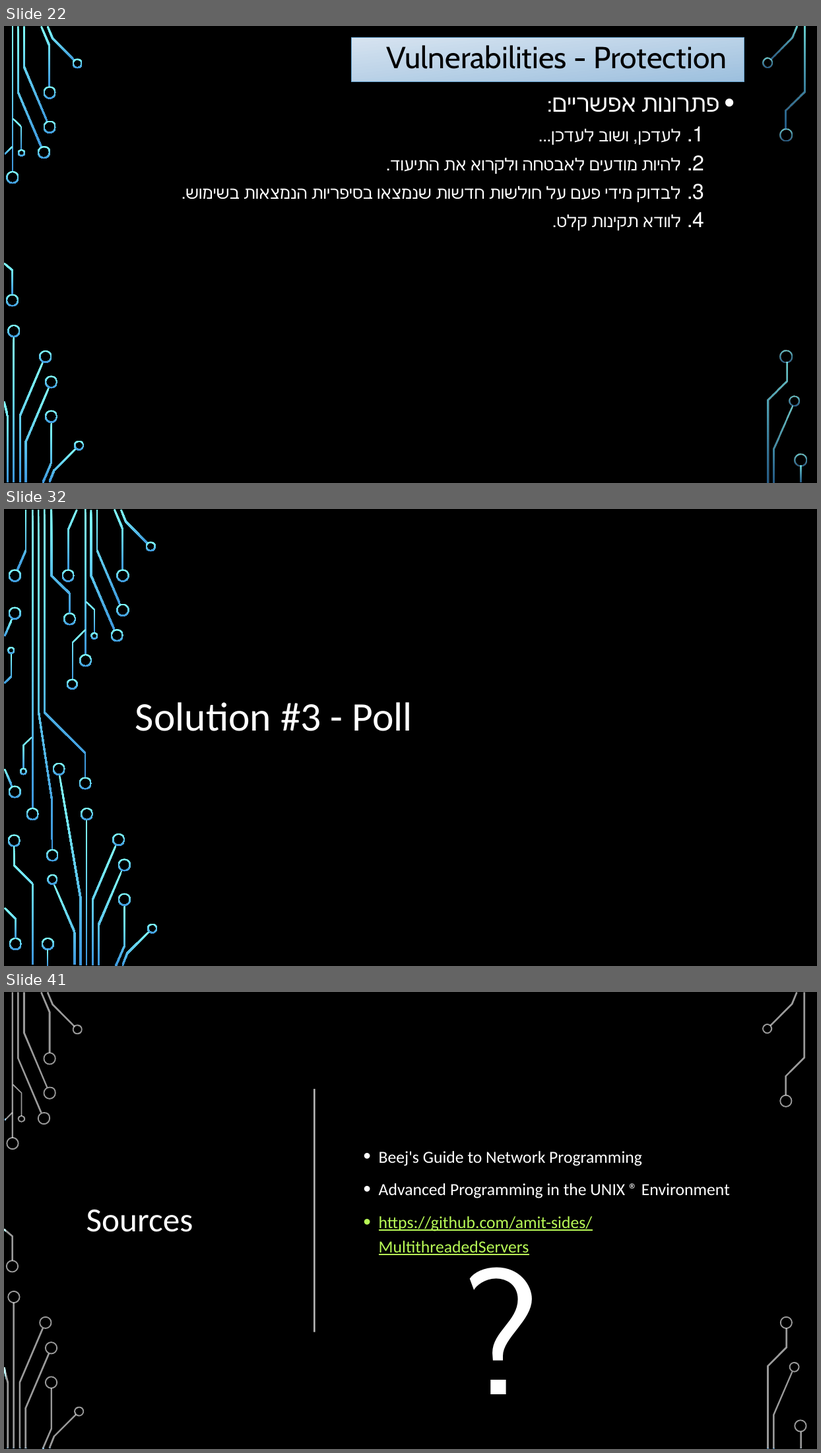
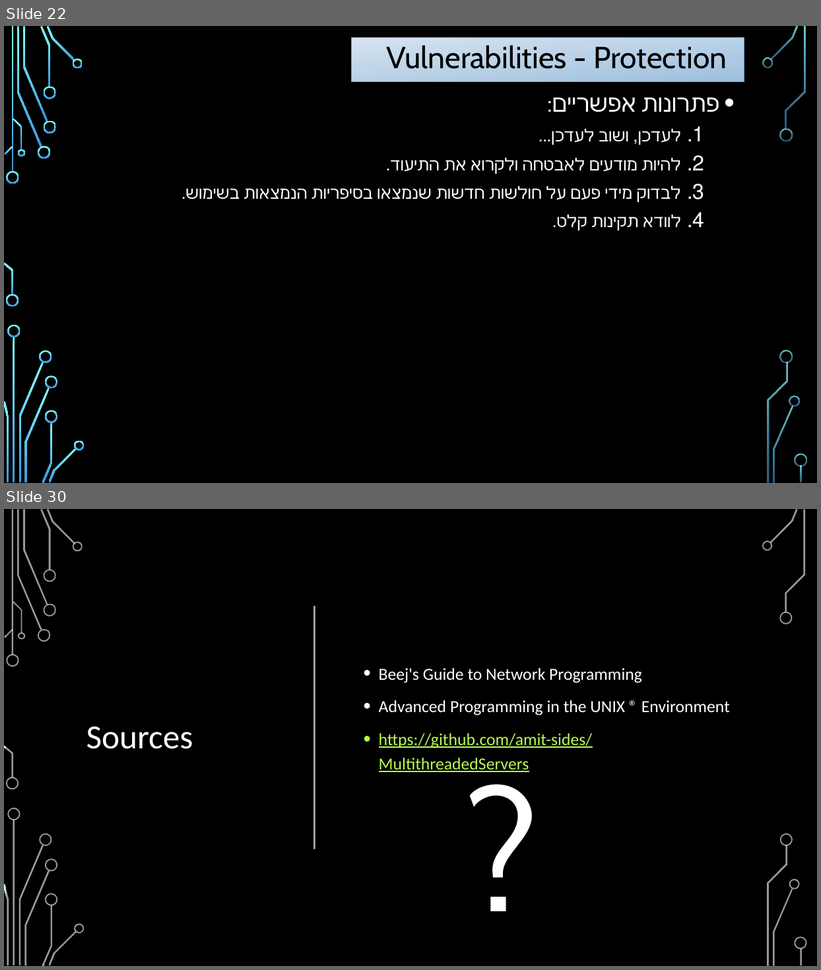
Before and after one commit to amit-sides/Seminar, a slide deck: Lecture/Lecture.pptx. Shown one above the other, each under a label of ours: slides 22, 32 and 41 before the commit, slides 22 and 30 after it; the slides between them are not shown. The pictures are 821x1453 and 821x970 pixels, drawn with LibreOffice and Linux fonts; fonts in the diff are those of the drawing; background and template pictures are left out. Boxes give left, top, right and bottom in pixels: in the first picture for what was removed or moved away, otherwise in the second. Text is boxed around its words. In the diff, an @@ line names an element or a change of style, - is before the commit and + after.

```diff
--- a/Lecture/Lecture.pptx
+++ b/Lecture/Lecture.pptx
@@ slide 32 removed at box(4, 509, 817, 966), background picture (left out) @@
@@ title removed at box(135, 702, 413, 731) @@
-Solution #3 - Poll
@@ group removed at box(4, 509, 158, 966): 50 freeform shapes, 4 rectangles @@
@@ what was slide 41 is now slide 30 @@
```
Also in this commit, not shown: 7 slides added, 17 other slides removed.
